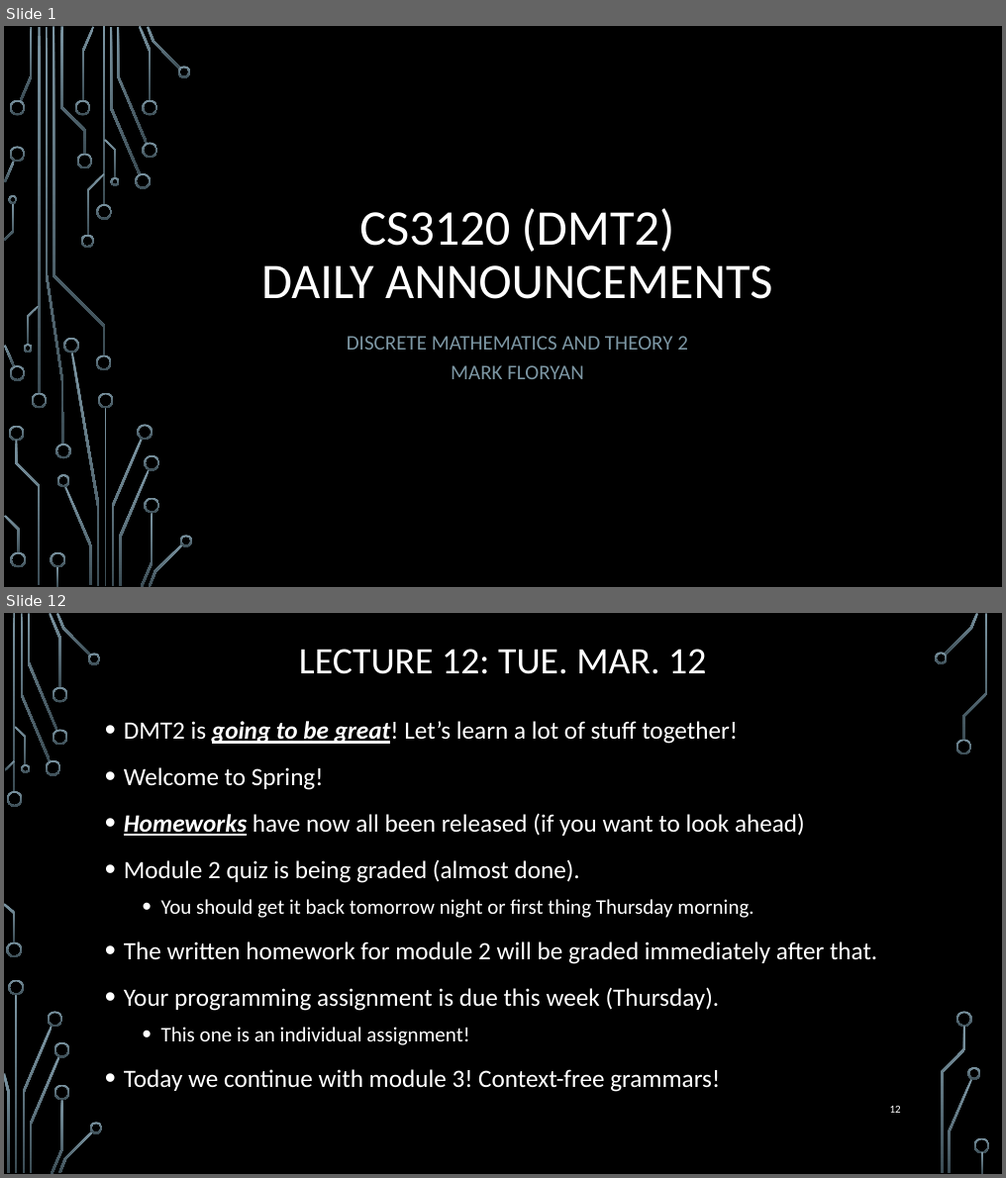
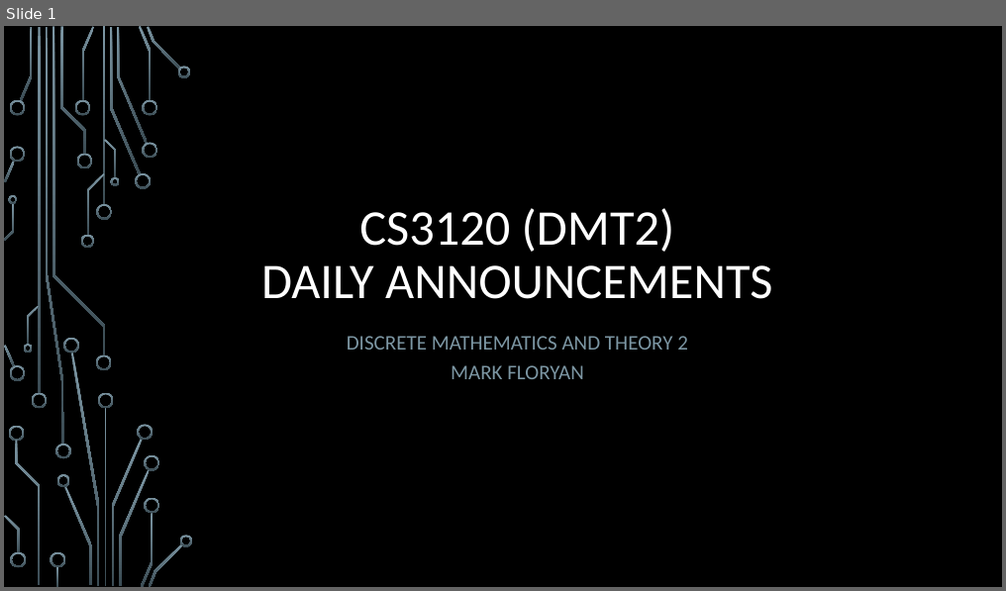
Before and after one commit to markfloryan/dmt2, a slide deck: slides/00-DailyAnnouncements.pptx. Shown one above the other, each under a label of ours: slides 1 and 12 before the commit, slide 1 after it; the slides between them are not shown. The pictures are 1006x1178 and 1006x591 pixels, drawn with LibreOffice and Linux fonts; fonts in the diff are those of the drawing; background and template pictures are left out. Boxes give left, top, right and bottom in pixels: in the first picture for what was removed or moved away, otherwise in the second. Text is boxed around its words. In the diff, an @@ line names an element or a change of style, - is before the commit and + after.

```diff
--- a/slides/00-DailyAnnouncements.pptx
+++ b/slides/00-DailyAnnouncements.pptx
@@ slide 12 removed at [4,613,1002,1174], background picture (left out) @@
@@ title removed at [299,649,706,674] @@
-LECTURE 12: TUE. MAR. 12
@@ text removed at [124,721,877,1092] @@
-• DMT2 is going to be great! Let’s learn a lot of stuff together!
-• Welcome to Spring!
-• Homeworks have now all been released (if you want to look ahead)
-• Module 2 quiz is being graded (almost done).
-  • You should get it back tomorrow night or first thing Thursday morning.
-• The written homework for module 2 will be graded immediately after that.
-• Your programming assignment is due this week (Thursday).
-  • This one is an individual assignment!
-• Today we continue with module 3! Context-free grammars!
@@ page number removed at [890,1106,901,1113] @@
-12
@@ group removed at [4,613,990,1174]: 33 freeform shapes, 3 rectangles @@
```
Also in this commit, not shown: 1 slide changed, 20 other slides removed, 3 other files.
